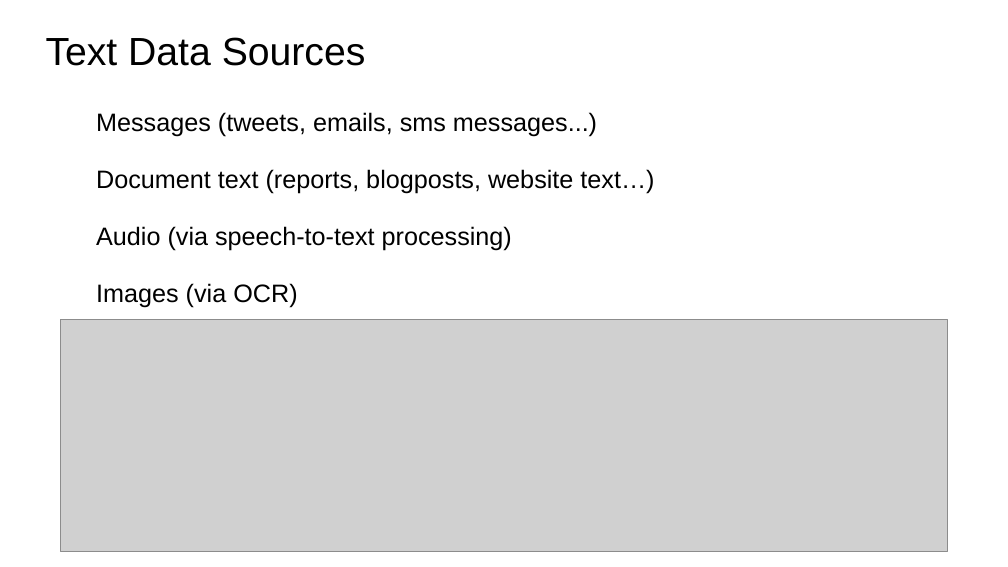
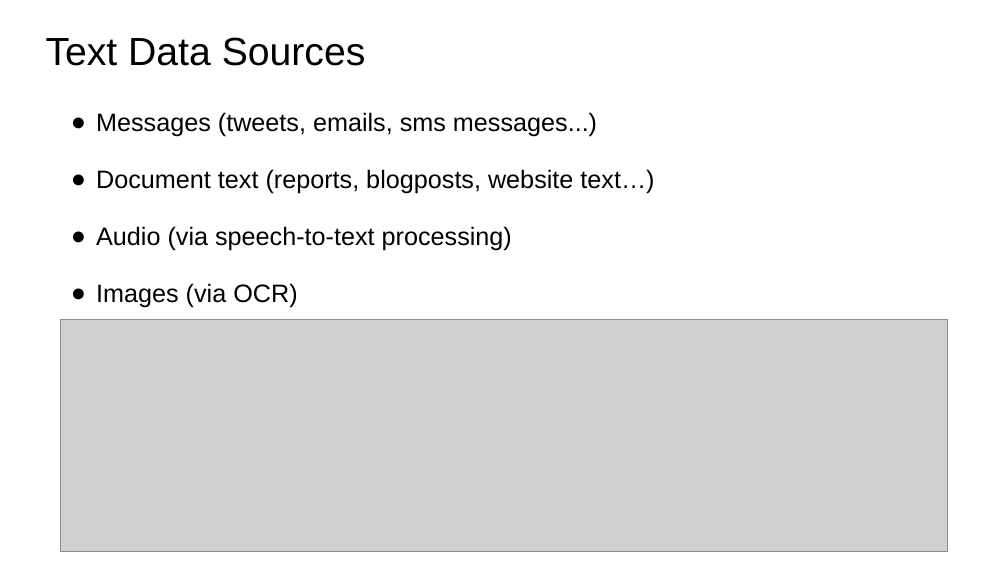
Before and after one commit to bodacea/datascienceforbeginners, a slide deck: slide 6 of Session 07 Text Data.ppt (slide 5 before the commit). Drawn at 1008x567 pixels with LibreOffice and Linux fonts; fonts in the diff are those of the drawing; grey boxes stand for pictures. Boxes give left, top, right and bottom in pixels: in the first picture for what was removed or moved away, otherwise in the second. Text is boxed around its words. In the diff, an @@ line names an element or a change of style, - is before the commit and + after.

```diff
--- a/Session 07 Text Data.ppt
+++ b/Session 07 Text Data.ppt
@@ text "Messages (tweets, emails, sms messages...)" at (x1=96, y1=112, x2=654, y2=308): bullet colour #FFFFFF to #000000 @@
```
Also in this commit, not shown: 3 other slides changed, 1 slide added.
